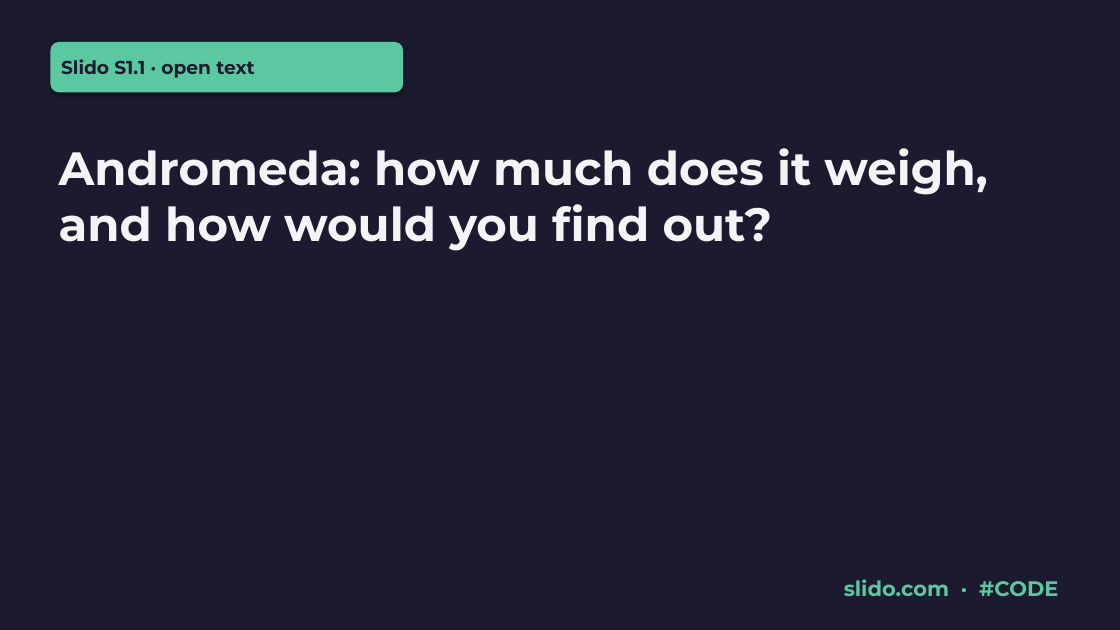
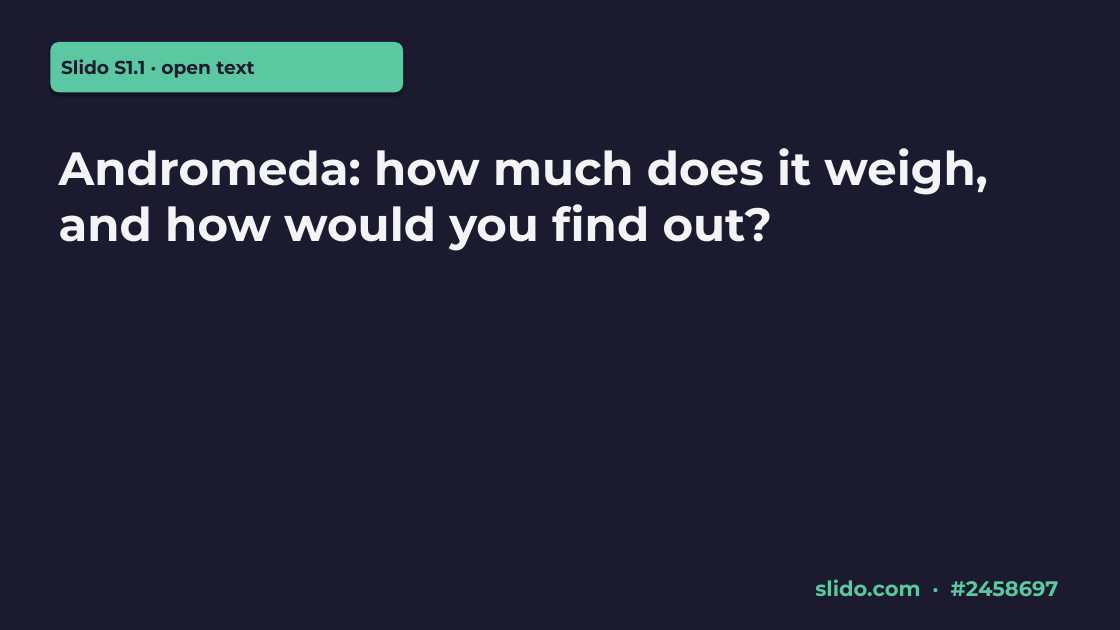
Before and after one commit to Azeret/stellar-populations-lectures, a slide deck: slide 2 of slides/lecture1_stellar_populations_IMF.pptx. Drawn at 1120x630 pixels with LibreOffice and Linux fonts; fonts in the diff are those of the drawing. Boxes give left, top, right and bottom in pixels: in the first picture for what was removed or moved away, otherwise in the second. Text is boxed around its words. In the diff, an @@ line names an element or a change of style, - is before the commit and + after.

```diff
--- a/slides/lecture1_stellar_populations_IMF.pptx
+++ b/slides/lecture1_stellar_populations_IMF.pptx
@@ text at [815,579,1059,596]: text changed @@
-slido.com · #CODE
+slido.com · #2458697
```
Also in this commit, not shown: 11 other slides changed, 5 other files.
